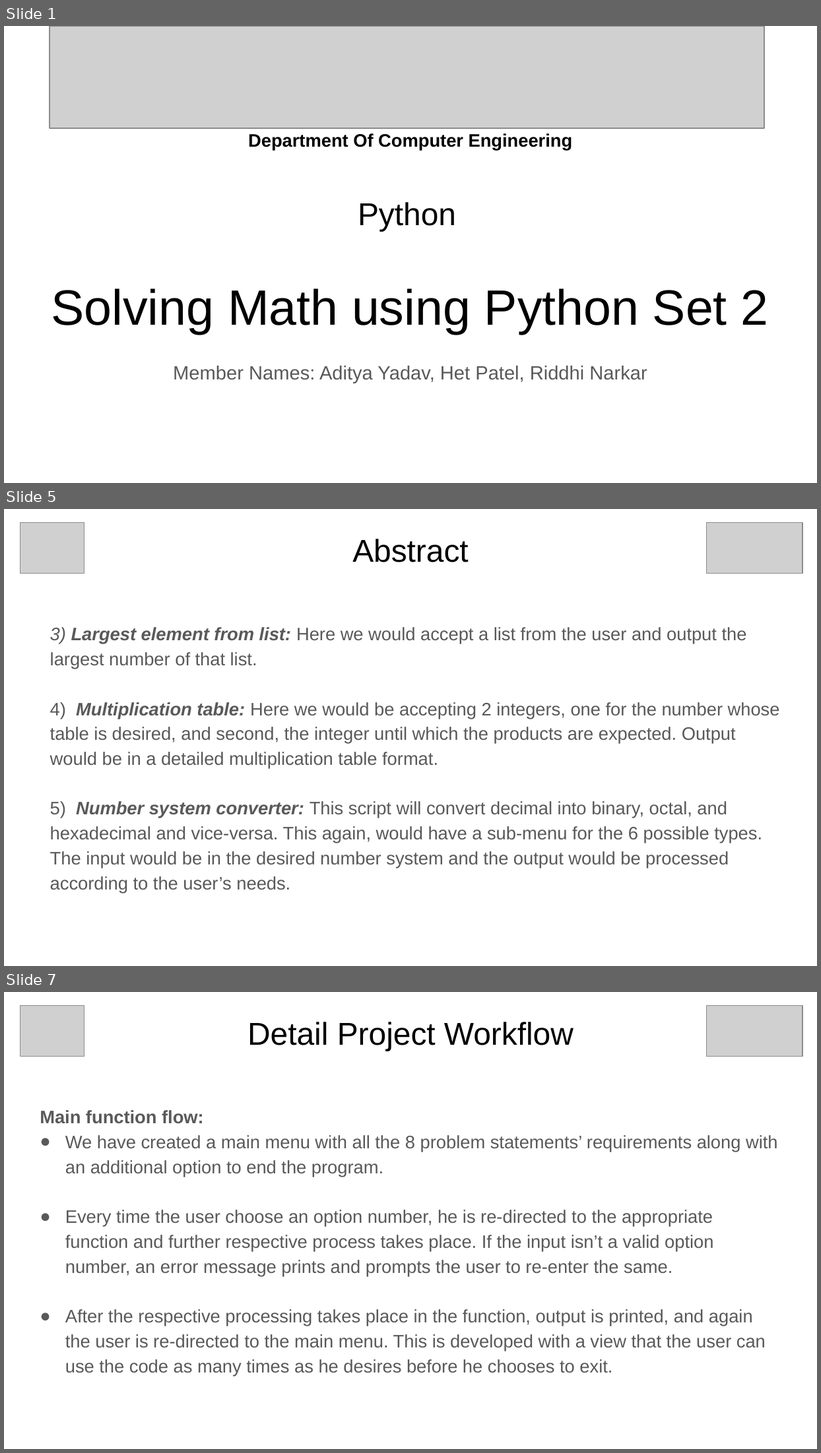
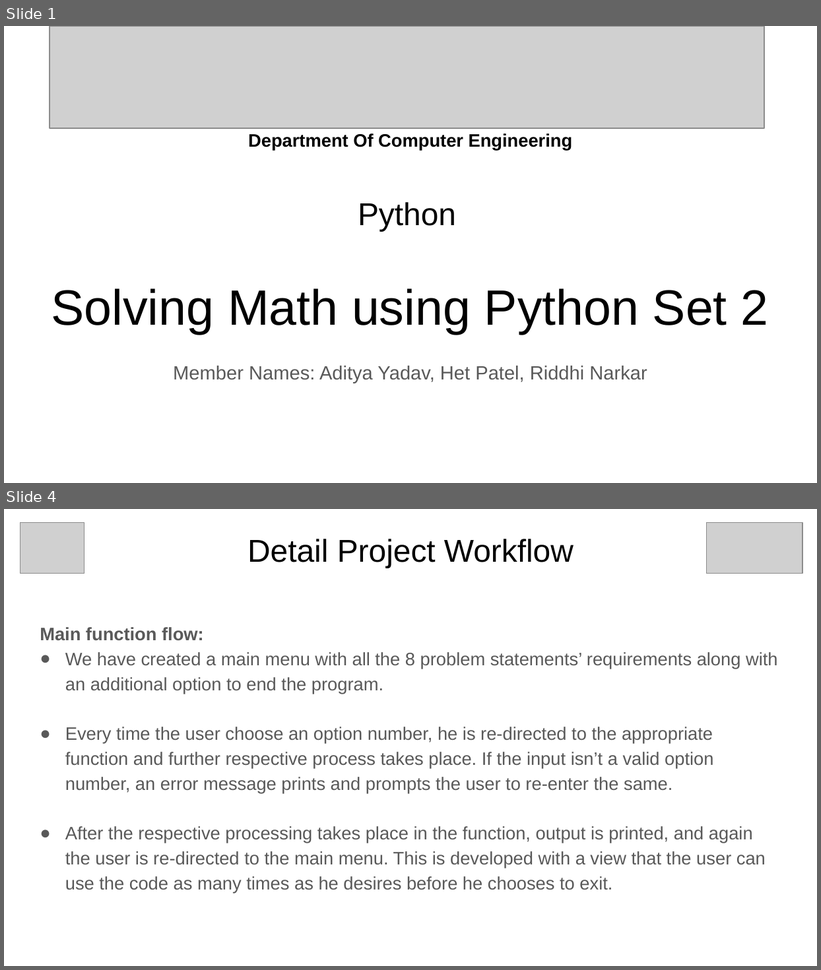
Before and after one commit to grey-hat2003/internship-project, a slide deck: docs/PyPptB2_5.pptx. Shown one above the other, each under a label of ours: slides 1, 5 and 7 before the commit, slides 1 and 4 after it; the slides between them are not shown. The pictures are 821x1453 and 821x970 pixels, drawn with LibreOffice and Linux fonts; fonts in the diff are those of the drawing; grey boxes stand for pictures. Boxes give left, top, right and bottom in pixels: in the first picture for what was removed or moved away, otherwise in the second. Text is boxed around its words. In the diff, an @@ line names an element or a change of style, - is before the commit and + after.

```diff
--- a/docs/PyPptB2_5.pptx
+++ b/docs/PyPptB2_5.pptx
@@ slide 5 removed at bbox=[4, 509, 817, 966], background #FFFFFF @@
@@ picture removed at bbox=[20, 523, 84, 574] @@
@@ picture removed at bbox=[706, 523, 803, 574] @@
@@ title removed at bbox=[352, 539, 468, 562] @@
-Abstract
@@ text removed at bbox=[50, 627, 780, 893] @@
-3) Largest element from list: Here we would accept a list from the user and output the largest number of that list.
-4) Multiplication table: Here we would be accepting 2 integers, one for the number whose table is desired, and second, the integer until which the products are expected. Output would be in a detailed multiplication table format.
-5) Number system converter: This script will convert decimal into binary, octal, and hexadecimal and vice-versa. This again, would have a sub-menu for the 6 possible types. The input would be in the desired number system and the output would be processed according to the user’s needs.
@@ what was slide 7 is now slide 4 @@
```
Also in this commit, not shown: 2 slides changed, 3 other slides removed, 1 other file.
